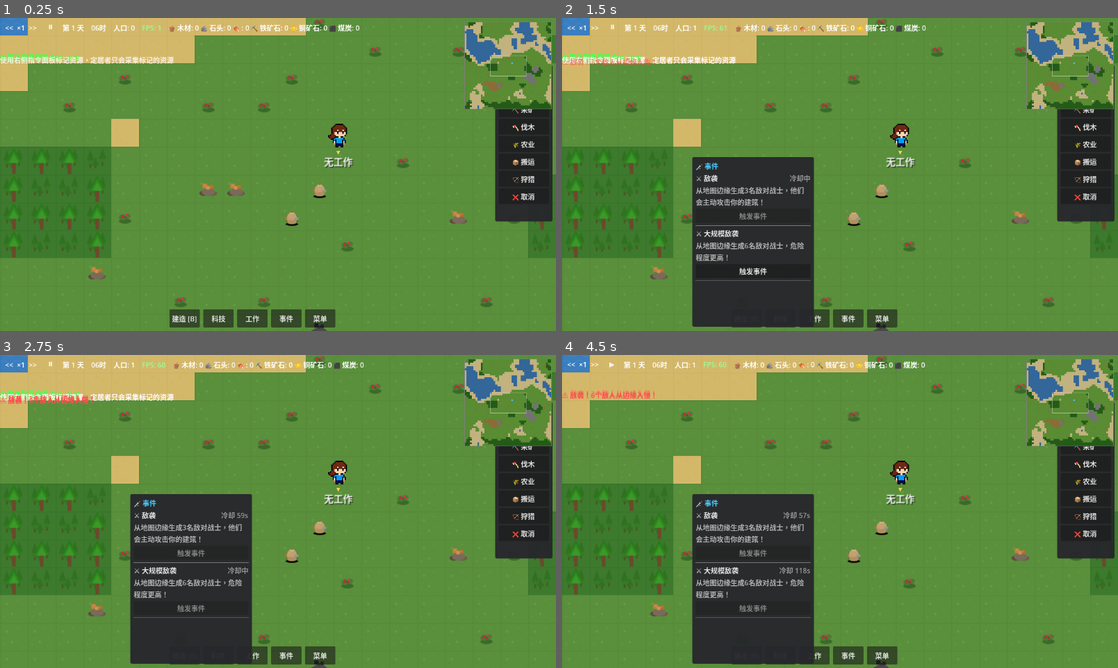
Above: before the commit, frames 1-4 (two rows, left to right).
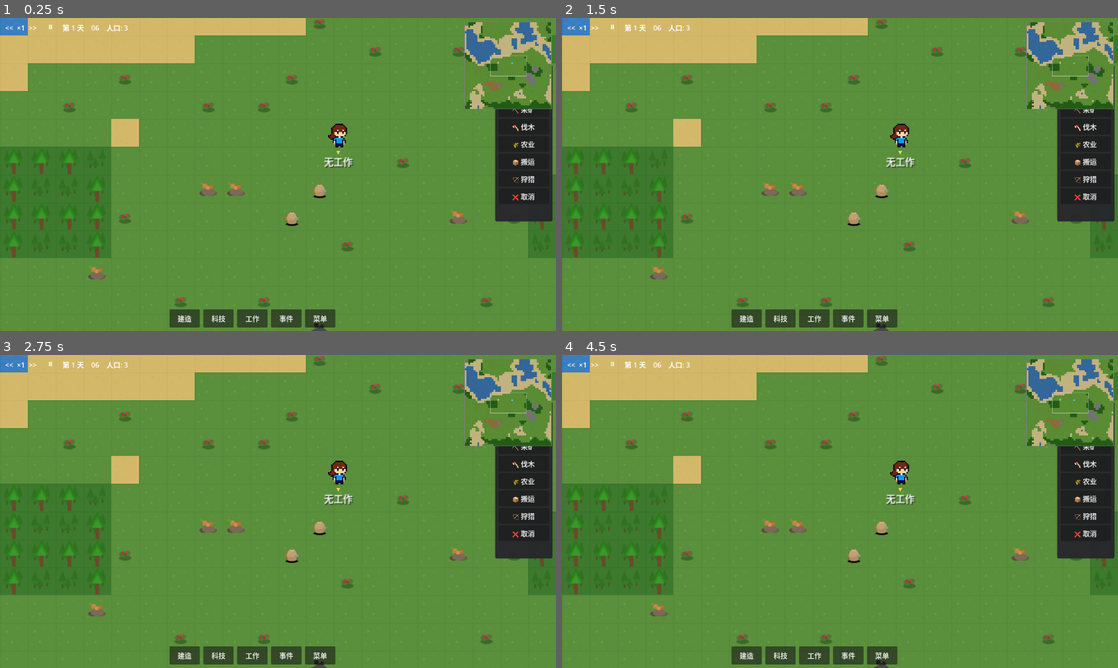
Above: after the commit, the same moments.

Repository: ZhanXuzhao/the-path-of-humanity
Game: Godot game, scene res://scenes/game.tscn
Same seed, same stepped clock (60 frames per second), same inputs: the game is played once before the commit and once after it.
Inputs (mouse positions are in pixels of both pictures, inside the frame that each line leads up to):
- Up to frame 1 (0.25 s): no input
- Up to frame 2 (1.5 s): click "事件" at 0.5 s; click (751, 215) at 1.25 s, where only the run before the commit has a clickable "触发事件"
- Up to frame 3 (2.75 s): click (189, 608) at 2 s, where only the run before the commit has a clickable "触发事件"
- Up to frame 4 (4.5 s): click "<<" at 2.75 s; click ">>" at 3.5 s; click "⏸" at 4.25 s

The runs differ from the first frame. In frame 1, 1.1% of the frame differs, in the area x 0-65%, y 2-98%; in frame 2, 13%; in frame 3, 13%, in the area x 0-66%, y 2-99%; in frame 4, 13%.
Error after the commit: Parse Error: Identifier "event_id" not declared in the current scope. (res://scripts/ui/hud.gd:1114)

Commit message:
chore: 移除事件冷却，排斥距离改为一格

Diff:
--- a/scripts/core/game.gd
+++ b/scripts/core/game.gd
@@ -2341,7 +2341,7 @@
 	if count < 2:
 		return
 
-	var min_dist = world.tile_size * 0.5  # 半个格子
+	var min_dist = world.tile_size * 1.0  # 一格距离
 	var push_force = 0.5  # 每帧推开幅度
 
 	for i in range(count):
--- a/scripts/ui/hud.gd
+++ b/scripts/ui/hud.gd
@@ -1065,23 +1065,16 @@
 		"id": "enemy_raid",
 		"name": "⚔️ 敌袭",
 		"desc": "从地图边缘生成3名敌对战士，他们会主动攻击你的建筑！",
-		"cost": {},
-		"cooldown": 60.0,  # 冷却秒数（现实时间）
 		"enemy_count": 3,
 	},
 	{
 		"id": "enemy_raid_large",
 		"name": "⚔️ 大规模敌袭",
 		"desc": "从地图边缘生成6名敌对战士，危险程度更高！",
-		"cost": {},
-		"cooldown": 120.0,
 		"enemy_count": 6,
 	},
 ]
 
-# 事件冷却跟踪 {event_id: remaining_cooldown_seconds}
-var _event_cooldowns: Dictionary = {}
-
 func _populate_event_buttons():
 	"""填充事件按钮列表"""
 	if not event_button_container:
@@ -1091,7 +1084,6 @@
 		child.queue_free()
 
 	for evt in _event_list:
-		var event_id = evt.id
 		var event_frame = VBoxContainer.new()
 
 		# 事件标题行
@@ -1103,14 +1095,6 @@
 		name_label.add_theme_constant_override("minimum_font_size", 14)
 		name_label.size_flags_horizontal = Control.SIZE_EXPAND_FILL
 		title_hbox.add_child(name_label)
-
-		# 冷却标签
-		var cooldown_label = Label.new()
-		cooldown_label.add_theme_color_override("font_color", Color(0.6, 0.6, 0.6))
-		cooldown_label.add_theme_constant_override("minimum_font_size", 11)
-		cooldown_label.visible = false
-		cooldown_label.name = "CooldownLabel"
-		title_hbox.add_child(cooldown_label)
 
 		event_frame.add_child(title_hbox)
 
@@ -1127,7 +1111,7 @@
 		trigger_btn.text = "触发事件"
 		trigger_btn.custom_minimum_size = Vector2(0, 30)
 		trigger_btn.add_theme_constant_override("minimum_font_size", 12)
-		trigger_btn.pressed.connect(_on_trigger_event.bind(event_id, trigger_btn, cooldown_label))
+		trigger_btn.pressed.connect(_on_trigger_event.bind(event_id, trigger_btn))
 		event_frame.add_child(trigger_btn)
 
 		# 分隔线
@@ -1141,18 +1125,9 @@
 	"""事件按钮：切换事件面板显示"""
 	if event_panel:
 		event_panel.visible = not event_panel.visible
-		if event_panel.visible:
-			_update_event_cooldowns()
-
-func _on_trigger_event(event_id: String, btn: Button, cooldown_label: Label):
+
+func _on_trigger_event(event_id: String, btn: Button):
 	"""触发指定事件"""
-	# 检查冷却
-	var now = Time.get_ticks_msec() / 1000.0
-	if _event_cooldowns.has(event_id) and _event_cooldowns[event_id] > now:
-		var remaining = int(_event_cooldowns[event_id] - now)
-		game_manager.show_notification("事件冷却中，剩余 %d 秒" % remaining, game_manager.NotificationType.WARNING)
-		return
-
 	var evt = null
 	for e in _event_list:
 		if e.id == event_id:
@@ -1167,44 +1142,3 @@
 			var game = get_node_or_null("/root/Game")
 			if game and game.has_method("trigger_enemy_raid"):
 				game.trigger_enemy_raid(evt.enemy_count)
-				# 设置冷却
-				var cooldown_end = now + evt.cooldown
-				_event_cooldowns[event_id] = cooldown_end
-				cooldown_label.visible = true
-				cooldown_label.text = "冷却中"
-				btn.disabled = true
-				# 启动冷却计时
-				_start_cooldown_timer(event_id, btn, cooldown_label, evt.cooldown)
-
-func _start_cooldown_timer(event_id: String, btn: Button, cooldown_label: Label, duration: float):
-	"""启动冷却计时器"""
-	var timer = Timer.new()
-	timer.name = "EventCooldown_%s" % event_id
-	timer.wait_time = 1.0
-	timer.one_shot = false
-	timer.timeout.connect(func():
-		var now = Time.get_ticks_msec() / 1000.0
-		var end_time = _event_cooldowns.get(event_id, 0.0)
-		var remaining = int(maxf(0.0, end_time - now))
-
-		if remaining <= 0:
-			cooldown_label.visible = false
-			cooldown_label.text = ""
-			btn.disabled = false
-			_event_cooldowns.erase(event_id)
-			timer.queue_free()
-		else:
-			cooldown_label.text = "冷却 %ds" % remaining
-	)
-	add_child(timer)
-	timer.start()
-
-func _update_event_cooldowns():
-	"""打开面板时更新所有冷却显示"""
-	var now = Time.get_ticks_msec() / 1000.0
-	for evt in _event_list:
-		var event_id = evt.id
-		var remaining = _event_cooldowns.get(event_id, 0.0) - now
-		if remaining > 0:
-			# 找到对应的按钮和标签更新
-			pass  # 由计时器自动更新
